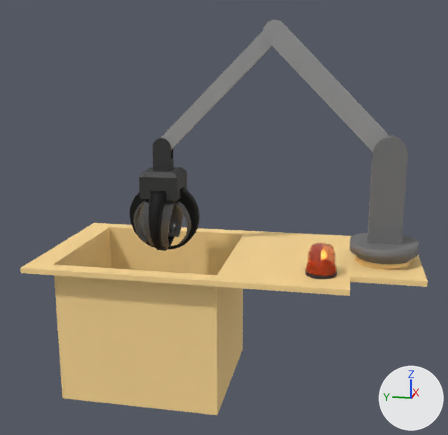
The Blender file public/assets/excavator.blend: old version first, new version second.
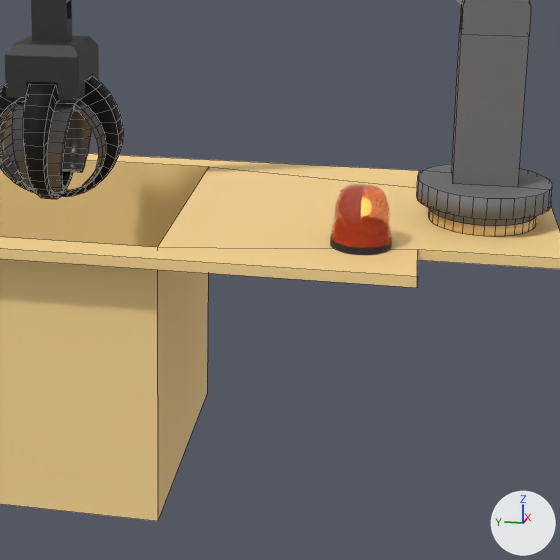
Each version is shown whole from a camera (50 mm lens) standing at (-0.636, -0.266, 0.649) and looking at (0.515, -0.036, 0.362), then close up on the part from 31% to 94% of the width and 34% to 100% of the height. Lighting does not change. The marker at lower right points along +X, +Y and +Z. The close-ups show mesh edges as thin lines.

In view in the first close-up: 'base', 'beacon-light-base', 'jaw-1', 'jaw-2', 'jaw-3', 'jaw-4', 'jaws', 'rotating-platform', 'rotating-platform-base'.
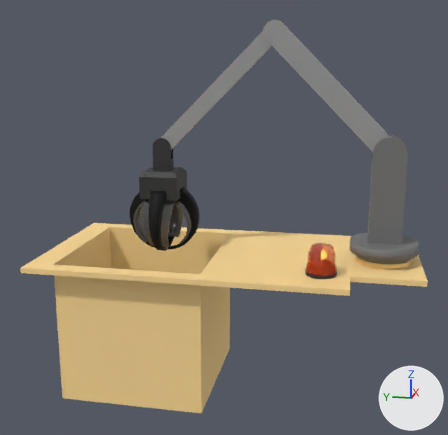
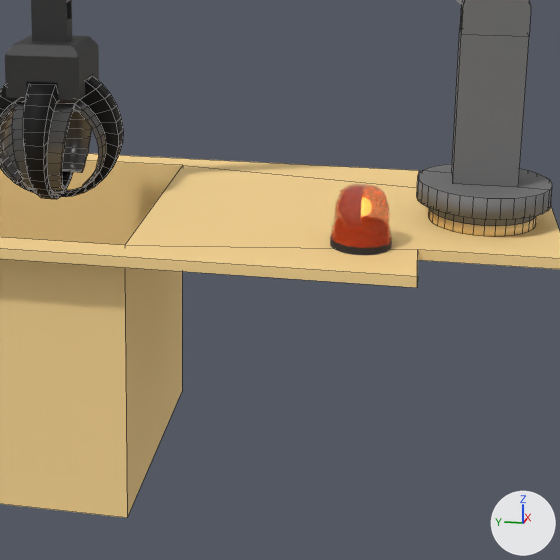
The edits, one by one:
me_base has 24 vertices, 15 faces and spans x 0.35..0.69, y -0.41..0.31, z 0.015..0.29.
me_base is used by ob_base; location (0.0, 0.0, 0.0).
Before the commit, vertices of me_base: 0 (0.66, -0.05, 0.29) at pixel (208, 166), 1 (0.38, -0.05, 0.29) at pixel (157, 247), 2 (0.66, -0.05, 0.015) at pixel (207, 393), 3 (0.38, -0.05, 0.015) at pixel (157, 521).
Part 1, on me_base:
Vertices 0 to 3 of me_base move by (0.0, 0.03, 0.0).

What differs and where, as boxes (x1, y1, x2, y2) in the close-ups (560 x 560 px):
'base', reshaped: before (0, 154, 560, 521); after (0, 154, 560, 518)
